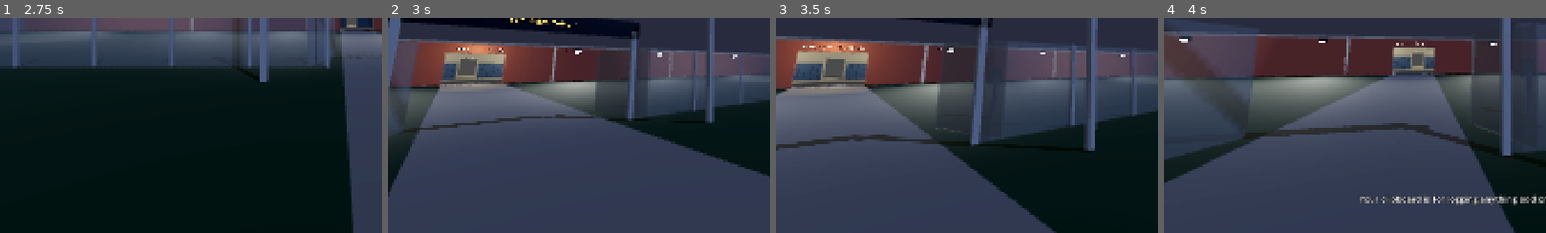
Above: before the commit, frames 1-4 (left to right).
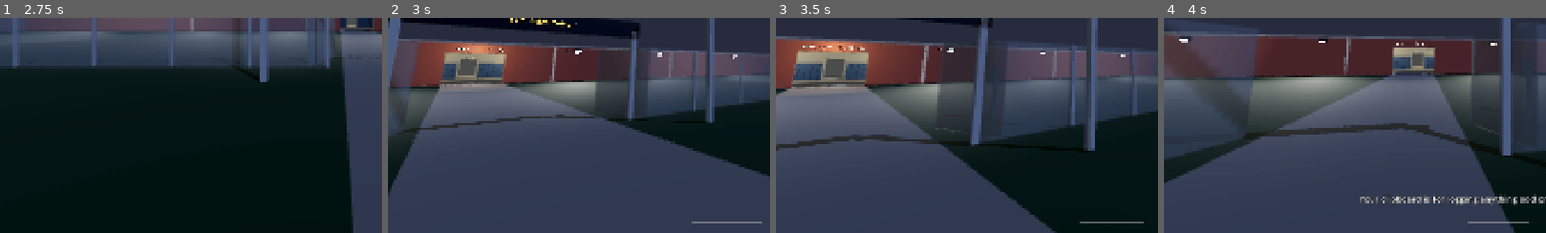
Above: after the commit, the same moments.

Repository: Travis700/Game
Game: Godot game, scene res://scenes/main.tscn
Two runs of this game, one before a commit and one after it. Both use one fixed random seed, a clock stepped at 60 frames per second and the inputs below.
Inputs (mouse positions are % of the whole screen's width and height, from its top left):
- Up to frame 1 (2.75 s): click "Normal nights (12 min)" at 0.5 s; click "Normal nights (12 min)" at 1.25 s; click "Play solo" at 2 s
- Up to frame 2 (3 s): tap Enter at 2.75 s; move the mouse to (55, 50) at 2.77 s; hold W (move_forward) from 2.78 s (still down); hold Shift (sprint) from 2.78 s (still down); click (55, 50) at 2.92 s
- Up to frame 3 (3.5 s): keep holding W (move_forward); keep holding Shift (sprint)
- Up to frame 4 (4 s): keep holding W (move_forward); move the mouse to (45, 50) at 3.52 s; release Shift (sprint) at 3.53 s; tap Tab (clipboard) at 3.6 s; click (45, 50) at 3.67 s; tap Shift (sprint) at 3.8 s
The pictures show only the part of the screen within x 6-56%, y 50-100%; the shares and areas given below are measured in that part.

Frame 1 is identical in both runs. In frame 2, 0.2% of the frame differs, in the area x 79-98%, y 94-96%; in frame 3, 0.1%; in frame 4, 0.1%.

Commit message:
Add stamina: running tires you out, so chases and lockdowns need hiding, not just sprinting
Co-Authored-By: Claude Opus 5.5 <noreply@anthropic.com>
Claude-Session: https://claude.ai/code/session_015YKvNgaJwTwAVL8wj2PRTQ

Diff:
--- a/scripts/how_to_play.gd
+++ b/scripts/how_to_play.gd
@@ -15,7 +15,7 @@
 	["Logging what you see", "Press Tab for your clipboard. Pick the area and what you saw:\n• Moved object: something isn …(611 unchanged characters)…
 	["Staying alive", "Every monster has its own rules, and its own way to beat it: some hate running, light or being watc …(572 unchanged characters)…
 	["Nerve", "Your nerve (bottom left) wears down in the dark, on your own, near monsters, and when a teammate is caught. …(236 unchanged characters)…
-	["Lockdown", "From night 6 an alarm can go off: LOCKDOWN. F …(145 unchanged characters)… or run: you're just faster than they are."],
+	["Lockdown", "From night 6 an alarm can go off: LOCKDOWN. F …(145 unchanged characters)… or run: you're just faster than they are, but only for as long as your stamina lasts (the bar at the bottom of the screen). An energy drink lets you run without tiring for 30 seconds."],
 	["Hiding", "Slatted cupboards stand around the school. Press E to climb in, and E again to climb out. Inside, nothing can find you, and whatever was chasing you loses you. Unless it saw you go in: then it pulls you out. Get out of sight first."],
 	["Voice chat", "Hold V to talk (or switch to an open mic in the Esc menu). Voices fade with distance, and only ghosts  …(662 unchanged characters)…
 	["Ranks", "Every night you work earns XP, even a night where you're caught: more for clocking out, correct logs, namin …(369 unchanged characters)…
--- a/scripts/hud.gd
+++ b/scripts/hud.gd
@@ -20,6 +20,7 @@
 var _nerve_box: Control
 var _nerve_bar: ProgressBar
 var _emf: Label
+var _stamina: ProgressBar
 var _inventory: Label
 var _ghost_tint: ColorRect
 var _ghost_note: Label
@@ -124,6 +125,19 @@
 	nerve_box.visible = false
 	_nerve_box = nerve_box
 
+	# Bottom centre: stamina, while it isn't full.
+	_stamina = ProgressBar.new()
+	_stamina.set_anchors_preset(Control.PRESET_CENTER_BOTTOM)
+	_stamina.offset_left = -90
+	_stamina.offset_right = 90
+	_stamina.offset_top = -30
+	_stamina.offset_bottom = -22
+	_stamina.max_value = 1.0
+	_stamina.show_percentage = false
+	_stamina.mouse_filter = Control.MOUSE_FILTER_IGNORE
+	_stamina.visible = false
+	add_child(_stamina)
+
 	# Bottom left, above nerve: the EMF reader's lights, for guards who carry one.
 	_emf = Label.new()
 	_emf.set_anchors_preset(Control.PRESET_BOTTOM_LEFT)
@@ -273,6 +287,13 @@
 	box.visible = transmitting
 	_voice_bar.value = level
 	_voice_label.text = ("ON RADIO" if on_radio else "TALKING") + (" (LOUD)" if level > 0.6 else "")
+
+
+## Stamina 0-1; hidden when full. Red while winded.
+func set_stamina(value: float, winded: bool) -> void:
+	_stamina.visible = value < 0.999
+	_stamina.value = value
+	_stamina.modulate = Color(1.0, 0.35, 0.3) if winded else Color(1, 1, 1, 0.8)
 
 
 ## The EMF reader: level 0-5, or -1 to hide it.
--- a/scripts/main.gd
+++ b/scripts/main.gd
@@ -414,6 +414,8 @@
 	if night.difficulty > 0:
 		status += " · Difficulty %d" % night.difficulty
 	hud.set_objective(_objective())
+	if _local_guard and is_instance_valid(_local_guard):
+		hud.set_stamina(_local_guard.stamina, _local_guard.winded)
 	_board_timer -= _delta
 	if _board_timer <= 0.0:
 		_board_timer = 1.0
--- a/scripts/player.gd
+++ b/scripts/player.gd
@@ -26,6 +26,12 @@
 const SPRINT_SPEED := 5.6
 ## Right-stick look speed (in the same units as mouse movement, per second).
 const STICK_LOOK_SPEED := 1100.0
+## Stamina: seconds of running from full, how long before it starts coming back, how fast it
+## comes back (fraction a second), and how much has to come back before you can run again.
+const STAMINA_SECONDS := 6.0
+const STAMINA_DELAY := 1.0
+const STAMINA_REGEN := 0.2
+const WINDED_UNTIL := 0.3
 ## Running speed while an energy drink lasts.
 const BOOSTED_SPRINT_SPEED := 7.2
 const ACCELERATION := 10.0
@@ -72,6 +78,11 @@
 var bright_flashlight := false
 ## How strong the flashlight's batteries are tonight (1 = fresh; less on an "Old batteries" night).
 var battery := 1.0
+## Stamina, 0 to 1 (the guard's own computer only). Running uses it up.
+var stamina := 1.0
+## Out of breath: can't run until stamina is back up to WINDED_UNTIL.
+var winded := false
+var _rest_for := 0.0
 ## True while hiding in a cupboard: can look around, can't move, and monsters can't find you.
 var hiding := false
 ## True once this guard has clipped on a walkie-talkie: they can talk on it (B) and hear it.
@@ -353,7 +364,9 @@
 	if not input_blocked and not hiding:
 		input = Input.get_vector("move_left", "move_right", "move_forward", "move_back")
 	var direction := (transform.basis * Vector3(input.x, 0, input.y)).normalized()
-	is_running = not input_blocked and not hiding and Input.is_action_pressed("sprint") and input.y < 0.0
+	var wants_to_run := not input_blocked and not hiding and Input.is_action_pressed("sprint") and input.y < 0.0
+	is_running = wants_to_run and not winded
+	_update_stamina(delta)
 	boost_left = maxf(boost_left - delta, 0.0)
 	var speed := WALK_SPEED
 	if is_running:
@@ -366,6 +379,20 @@
 
 	_update_head_bob(delta, input.length() > 0.1)
 	_update_prompt()
+
+
+func _update_stamina(delta: float) -> void:
+	if is_running and boost_left <= 0.0:
+		stamina = maxf(stamina - delta / STAMINA_SECONDS, 0.0)
+		_rest_for = 0.0
+		if stamina <= 0.0:
+			winded = true
+	else:
+		_rest_for += delta
+		if _rest_for > STAMINA_DELAY:
+			stamina = minf(stamina + STAMINA_REGEN * delta, 1.0)
+	if winded and stamina >= WINDED_UNTIL:
+		winded = false
 
 
 func show_message(text: String) -> void:
Not shown, changed: README.md
